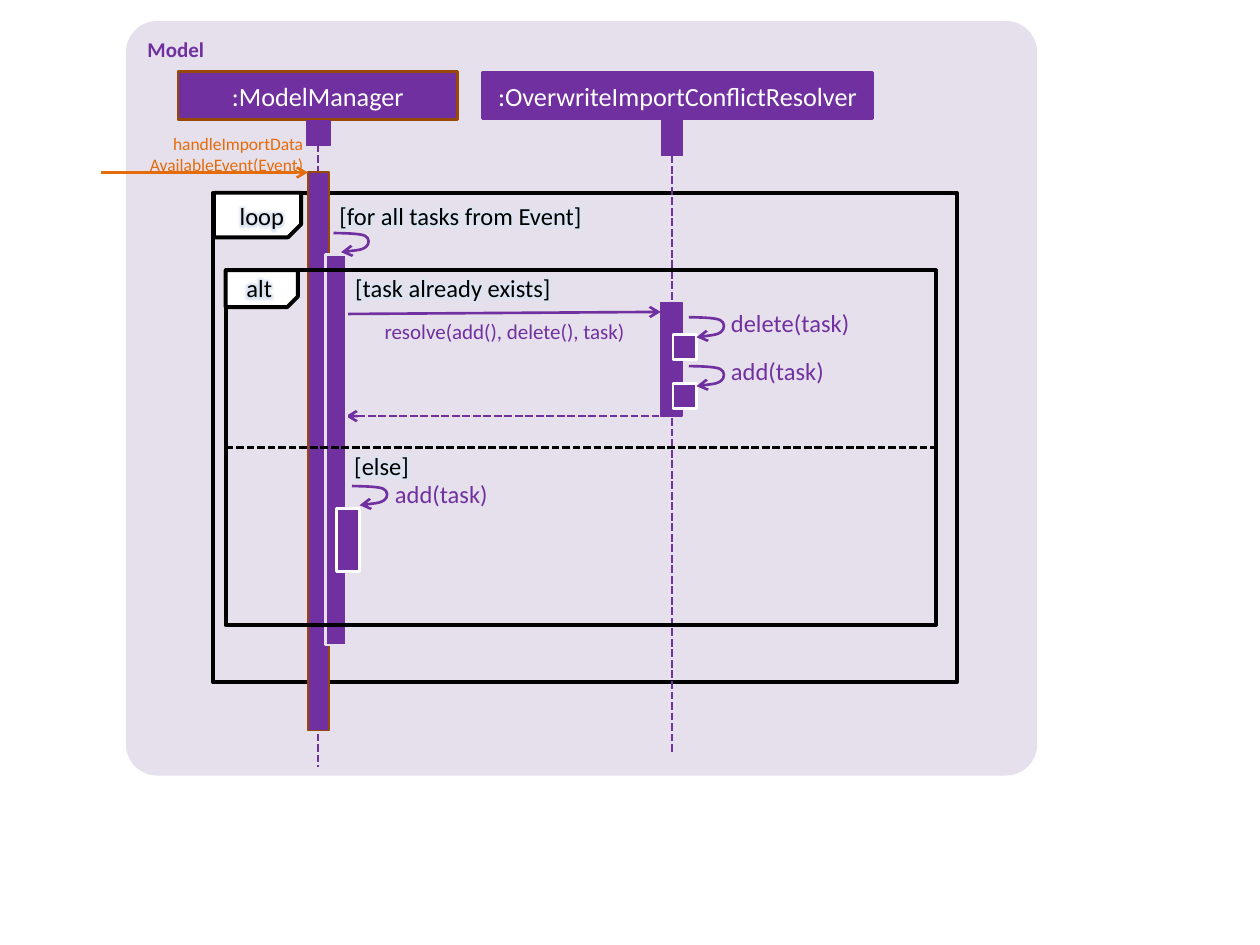
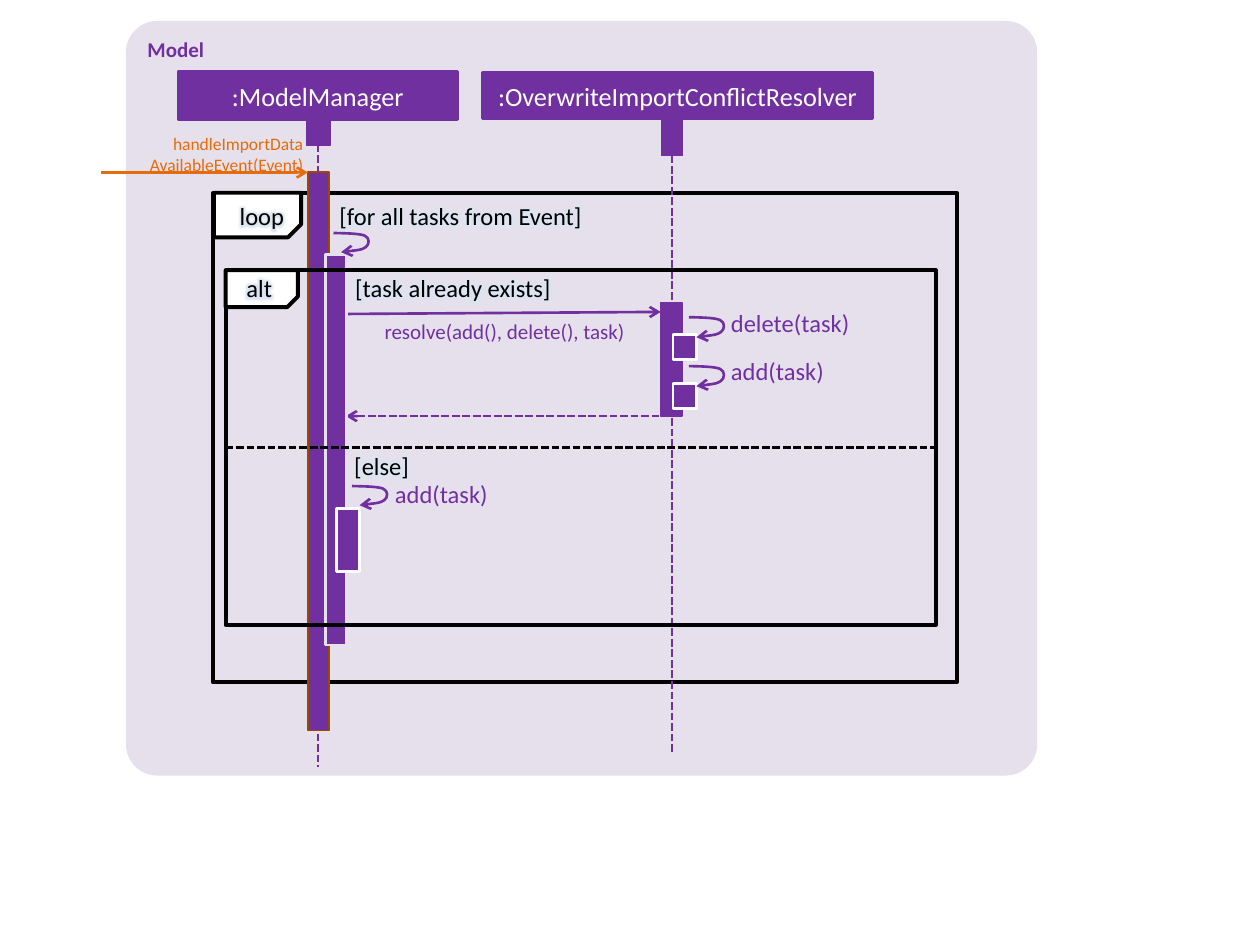
Before and after one commit to sijie123/CS2103-DeadlineManager, a slide deck: slide 1 of docs/diagrams/ImportConflictResolverSequenceDiagram.pptx. Drawn at 1260x945 pixels with LibreOffice and Linux fonts; fonts in the diff are those of the drawing. Boxes give left, top, right and bottom in pixels: in the first picture for what was removed or moved away, otherwise in the second. Text is boxed around its words. In the diff, an @@ line names an element or a change of style, - is before the commit and + after.

```diff
--- a/docs/diagrams/ImportConflictResolverSequenceDiagram.pptx
+++ b/docs/diagrams/ImportConflictResolverSequenceDiagram.pptx
@@ rectangle ":ModelManager" at (x1=178, y1=72, x2=457, y2=120): outline #984807 1.5 pt to #7030A0 1.5 pt @@
```
Also in this commit, not shown: 3 other files.
